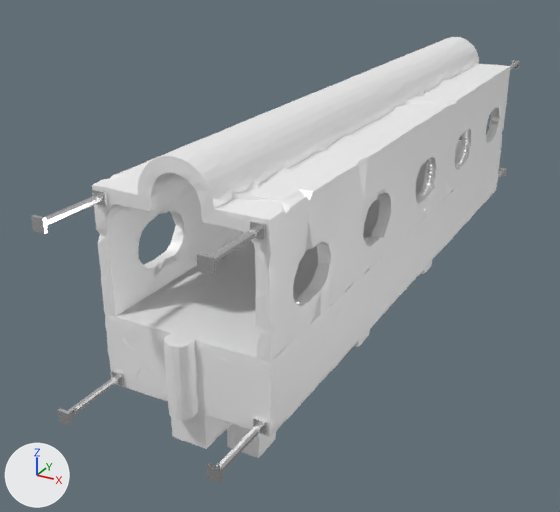
Before and after pictures for a commit that changed the FBX model public/models/overworld/bridge_covered.fbx.
Rendered twice from a camera (50 mm lens) standing at (0.144, -0.342, 0.135) and looking at (-0.027, -0.031, -0.02). Arrows for +X, +Y and +Z are at lower left; the lights stay in place. The older version comes first. Mesh edges are drawn as thin lines on the coarser meshes. Where no turn or scale is listed for an object, it has been applied to the vertices.

Names of what the first picture shows: 'BRIDGE_COVERED_clean_BRIDGE_clean_railings2', 'braces' and 1 more.
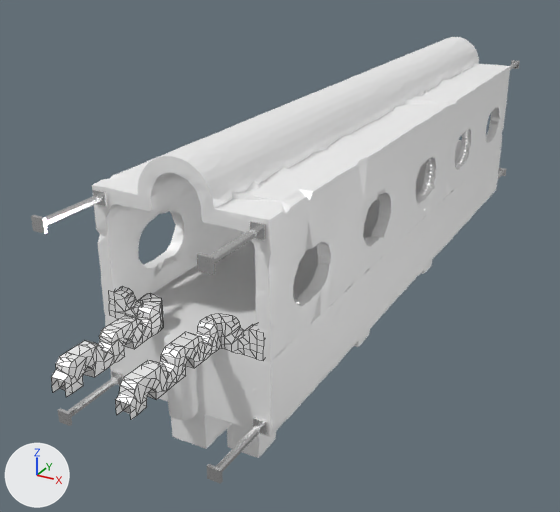
Location of each change, (x1, y1, x2, y2) in pixels of the pictures (560 x 512 px):
'railings152', added: after (51, 287, 264, 420)

The change, as a list of edits to the scene's bpy script:
```text
Add me_mesh_004:
    me_mesh_004.from_pydata(...)  # 646 vertices, 761 faces; spans x -0.0329..0.0328, y -0.0267..0.0267, z -0.0056..0.0055
    me_mesh_004.materials.append(mat_stone_mat)  # white #ffffff
Add ob_railings152:
    ob_railings152 = bpy.data.objects.new('railings152', me_mesh_004)
    ob_railings152.location = (0.0, -0.1712, 0.005)
```
